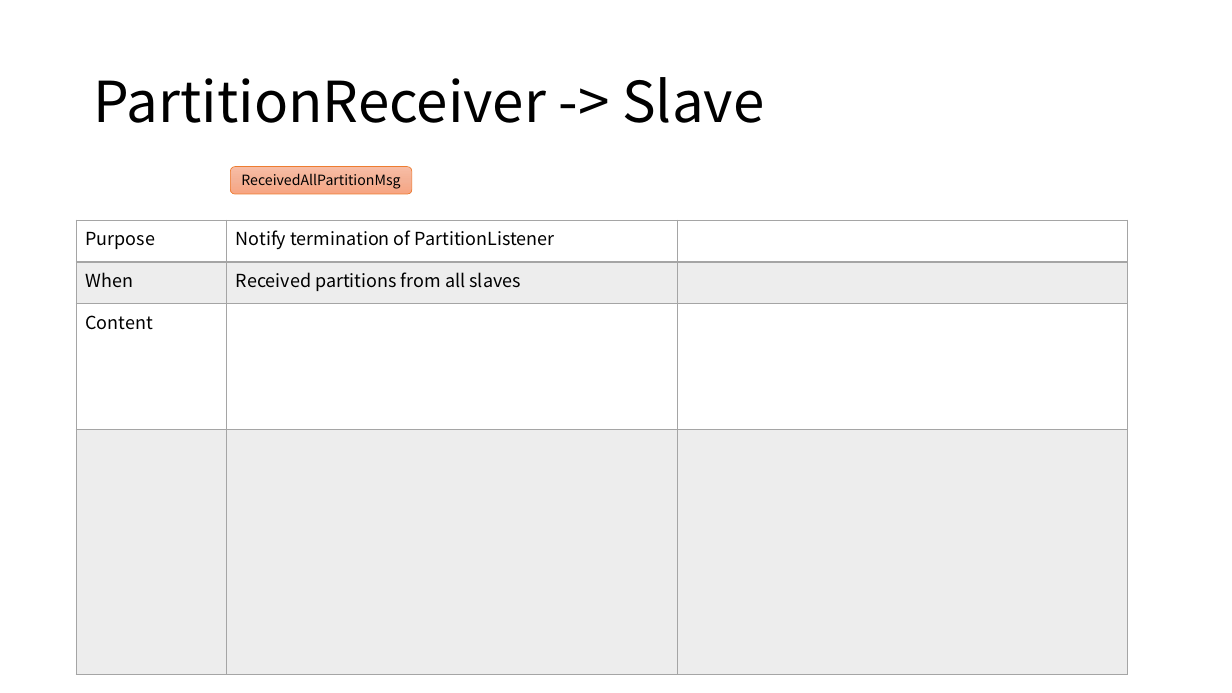
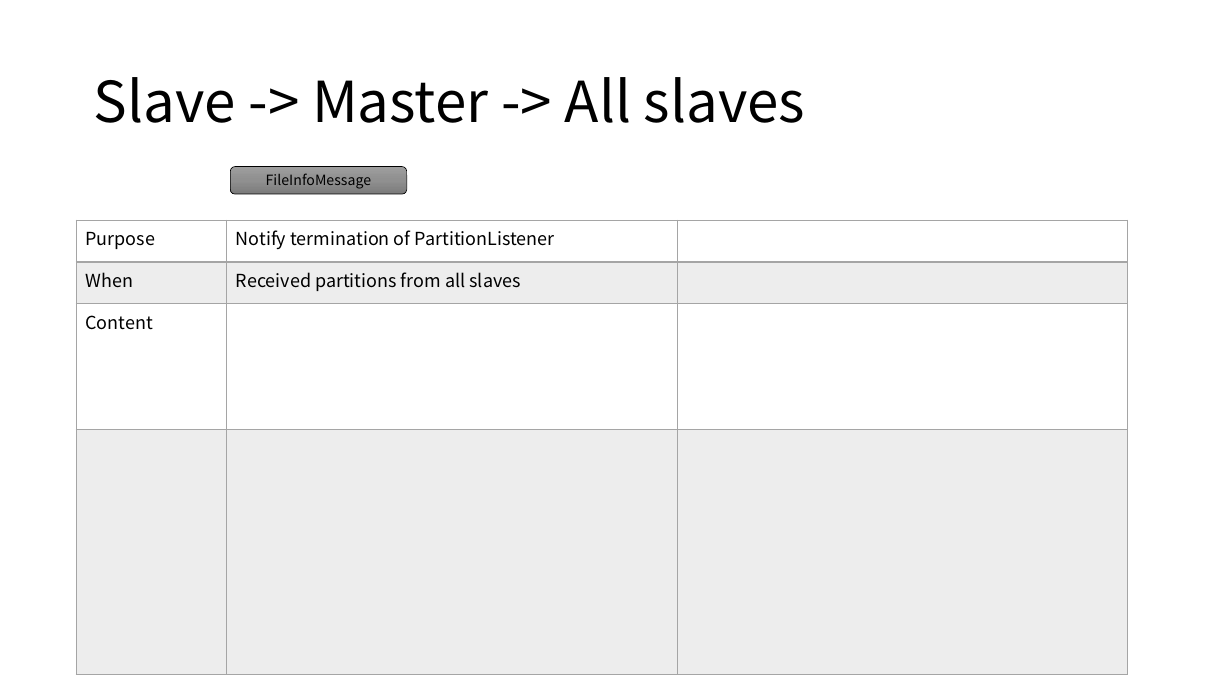
Before and after one commit to Eyebrowmoon/CS490, a slide deck: slide 11 of project.pptx (slide 9 before the commit). Drawn at 1232x693 pixels with LibreOffice and Linux fonts; fonts in the diff are those of the drawing. Boxes give left, top, right and bottom in pixels: in the first picture for what was removed or moved away, otherwise in the second. Text is boxed around its words. In the diff, an @@ line names an element or a change of style, - is before the commit and + after.

```diff
--- a/project.pptx
+++ b/project.pptx
@@ title at (94, 77, 805, 123): text changed @@
-PartitionReceiver -> Slave
+Slave -> Master -> All slaves
@@ rounded rectangle "FileInfoMessage": place and size @@
-rounded rectangle "FileInfoMessage" at (230, 166, 411, 194)
+rounded rectangle "FileInfoMessage" at (230, 166, 407, 194)
@@ rounded rectangle "FileInfoMessage" at (230, 166, 407, 194): fill gradient #F7BDA5 to #F5B196 to #F8A582 to gradient #9D9D9D to #909090 to #7C7C7C; outline #ED7D31 0.5 pt to #000000 0.5 pt @@
@@ text in rounded rectangle at (266, 174, 371, 189): text changed @@
-ReceivedAllPartitionMsg
+FileInfoMessage
```
Also in this commit, not shown: 11 other slides changed, 5 slides added, 4 slides removed, 27 other files.
